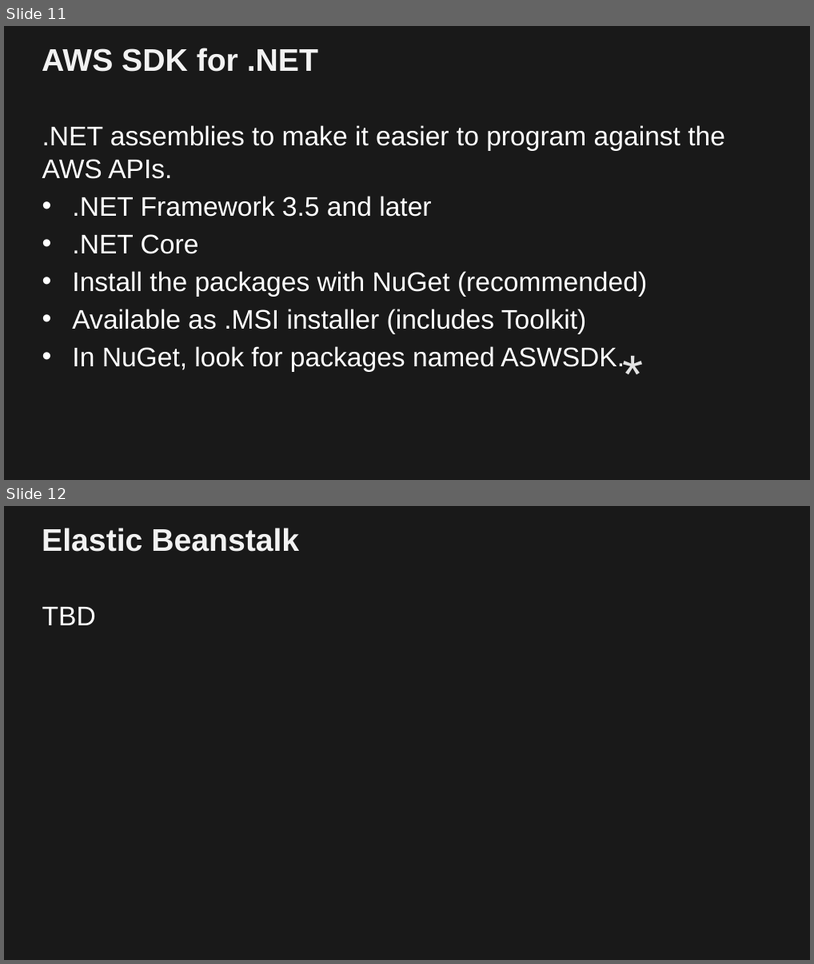
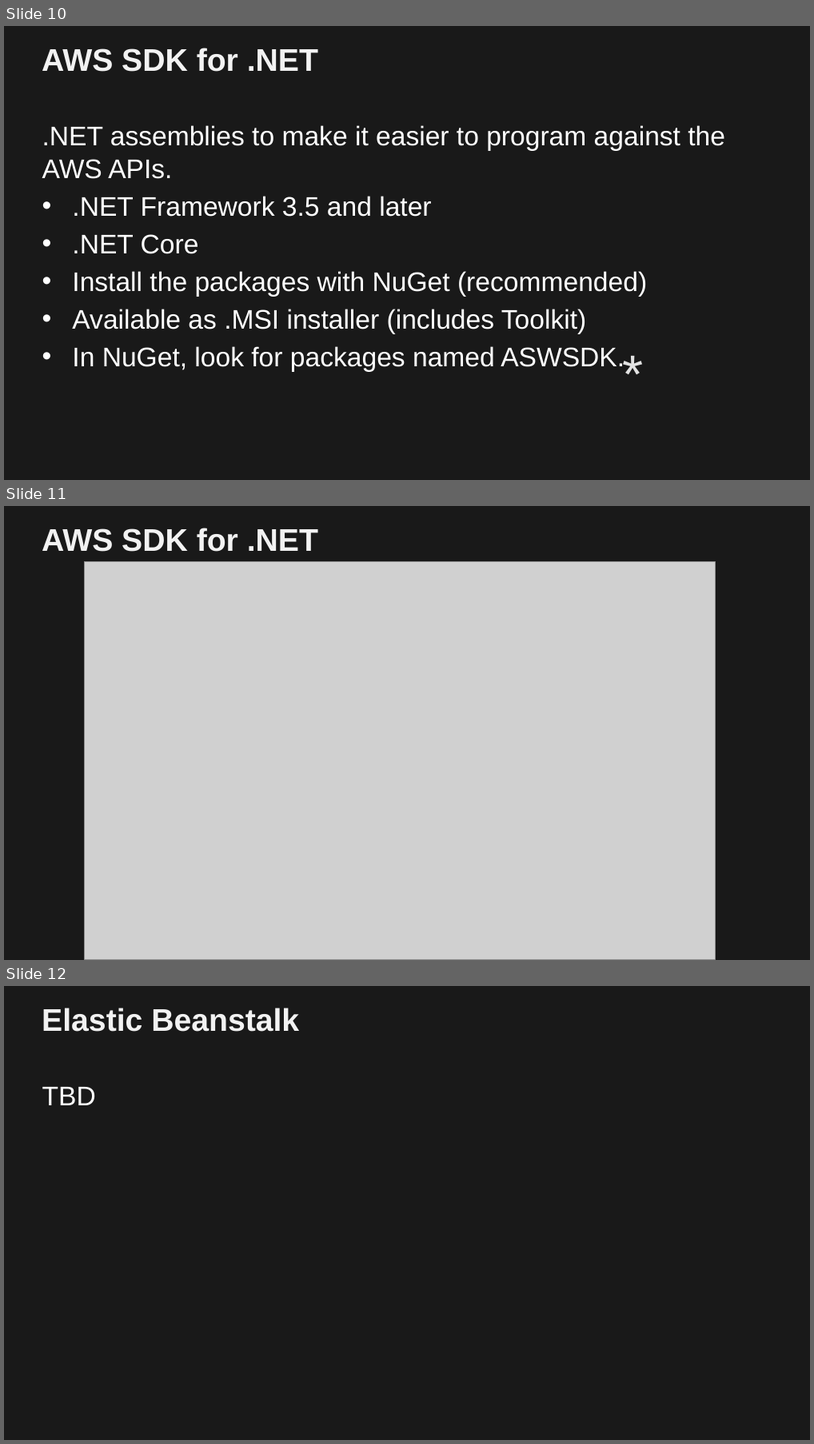
Before and after one commit to paulfryer/dotnetonaws, a slide deck: Presentation/PADNUG-July-2017.pptx. Shown one above the other, each under a label of ours: slides 11 and 12 before the commit, slides 10, 11 and 12 after it. The pictures are 814x964 and 814x1444 pixels, drawn with LibreOffice and Linux fonts; fonts in the diff are those of the drawing; grey boxes stand for pictures; background and template pictures are left out. Boxes give left, top, right and bottom in pixels: in the first picture for what was removed or moved away, otherwise in the second. Text is boxed around its words. In the diff, an @@ line names an element or a change of style, - is before the commit and + after.

```diff
--- a/Presentation/PADNUG-July-2017.pptx
+++ b/Presentation/PADNUG-July-2017.pptx
@@ slide 11 added at box(4, 506, 810, 960), background #191919 @@
@@ title added at box(42, 528, 318, 552), 28 pt, text #F2F2F2, bold @@
+AWS SDK for .NET
@@ picture added at box(85, 562, 715, 959) @@
@@ what was slide 11 is now slide 10 @@
```
Also in this commit, not shown: 2 slides changed, 2 other slides added, 5 slides removed.
